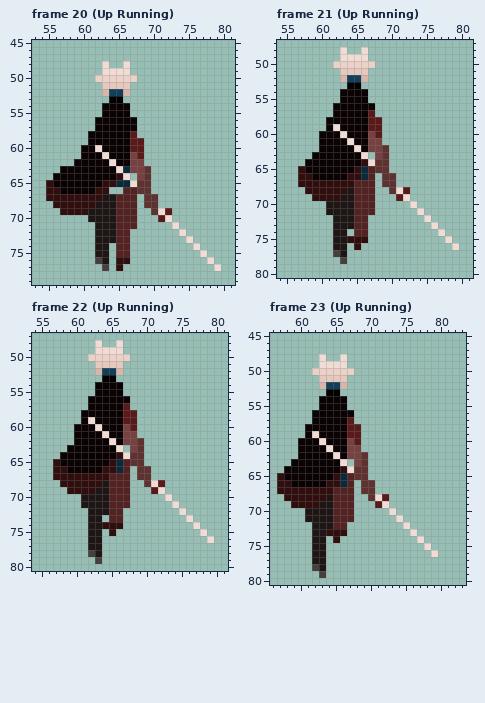
One commit to this pixel-art file: assets/GrassHops Asset Pack/characters/Sonny/sonny.aseprite. Above, as it was before the edit.
128x128 pixels, 119 frames. Colours within 5 levels of each other are drawn and written as one. Shown: frame 20 (Up Running): x 53..81, y 45..79; frame 21 (Up Running): x 54..81, y 47..80; frame 22 (Up Running): x 54..81, y 47..80; frame 23 (Up Running): x 56..83, y 45..80. The commit also changed other frames, which this record leaves out.
New version:
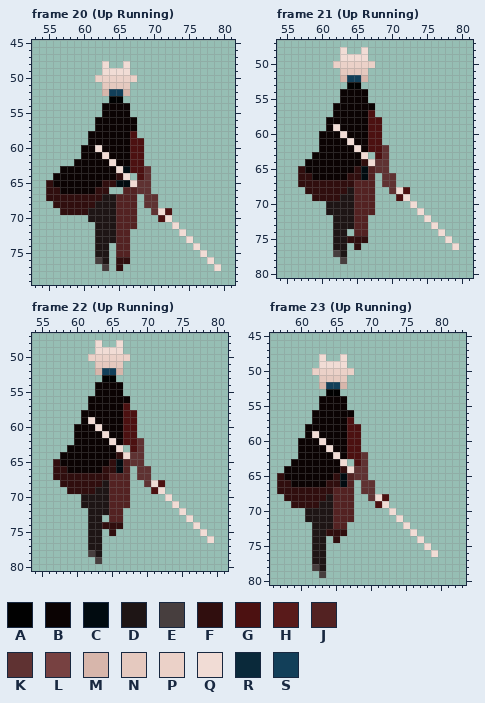
Palette (. is transparent): A #010101  B #0b0303  C #010b10  D #1e1515  E #473e3e  F #300e0e  G #4c1111  H #591a1a  J #532222  K #5f3232  L #774141  M #d7b6ab  N #e5c9bf  P #ebd1c8  Q #f1dcd5  R #0a293a  S #123f59
From the commit log: Better left & right animations
Diff:
Frame 20 (Up Running), layers "Right Arm (RED)", "Torso":
Colour R becomes colour C in row 63 at x 66; in row 65 at x 65 to 66.
Colour H becomes colour G in row 58 at x 67; in rows 59 to 60 at x 67 to 68; in row 61 at x 68; in row 69 at x 72; in row 70 at x 71.
Colour L becomes colour G in row 61 at x 67; in rows 62 to 63 at x 67 to 68; in row 64 at x 68.
Frame 21 (Up Running), layers "Right Arm (RED)", "Torso":
Colour R becomes colour C in rows 65 to 66 at x 66.
Colour H becomes colour G in row 57 at x 67; in rows 58 to 59 at x 67 to 68; in row 60 at x 68; in row 68 at x 72; in row 69 at x 71.
Colour L becomes colour G in row 60 at x 67; in rows 61 to 62 at x 67 to 68; in row 63 at x 68.
Frame 22 (Up Running), layers "Right Arm (RED)", "Torso": the same change as frame 21 (Up Running)
Frame 23 (Up Running), layers "Right Arm (RED)", "Torso": the same change as frame 21 (Up Running)
Where, in picture pixels (left, top, right, bottom), the same in both pictures:
changed: (116, 131, 144, 187)
changed: (158, 208, 172, 222)
changed: (361, 110, 410, 201)
changed: (116, 403, 165, 494)
changed: (340, 417, 389, 508)
